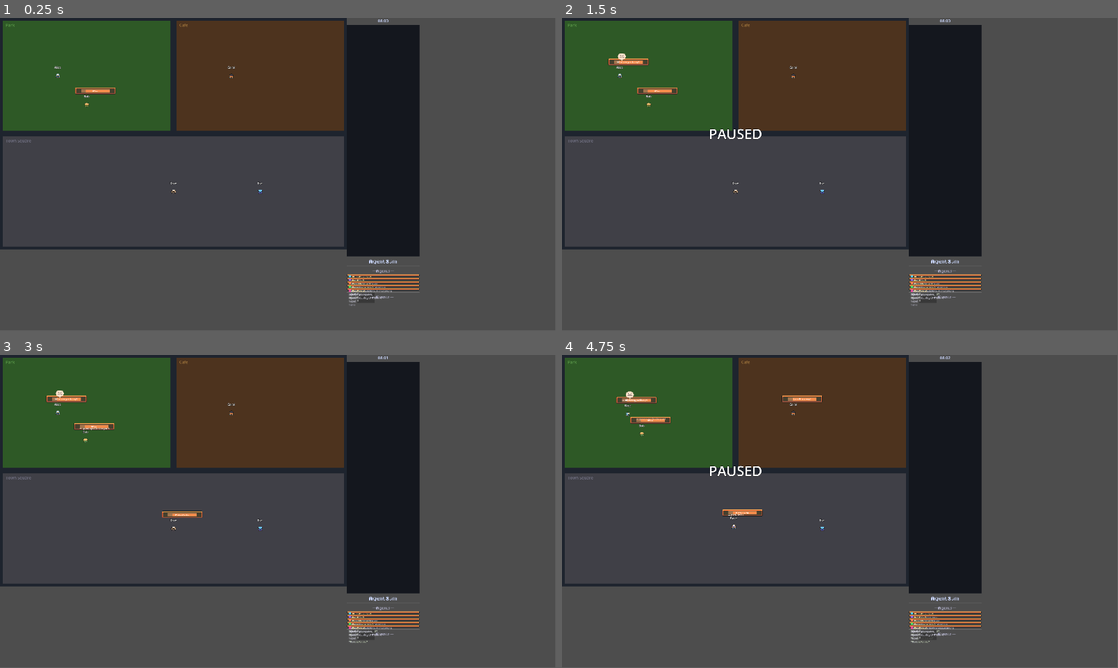
Above: before the commit, frames 1-4 (two rows, left to right).
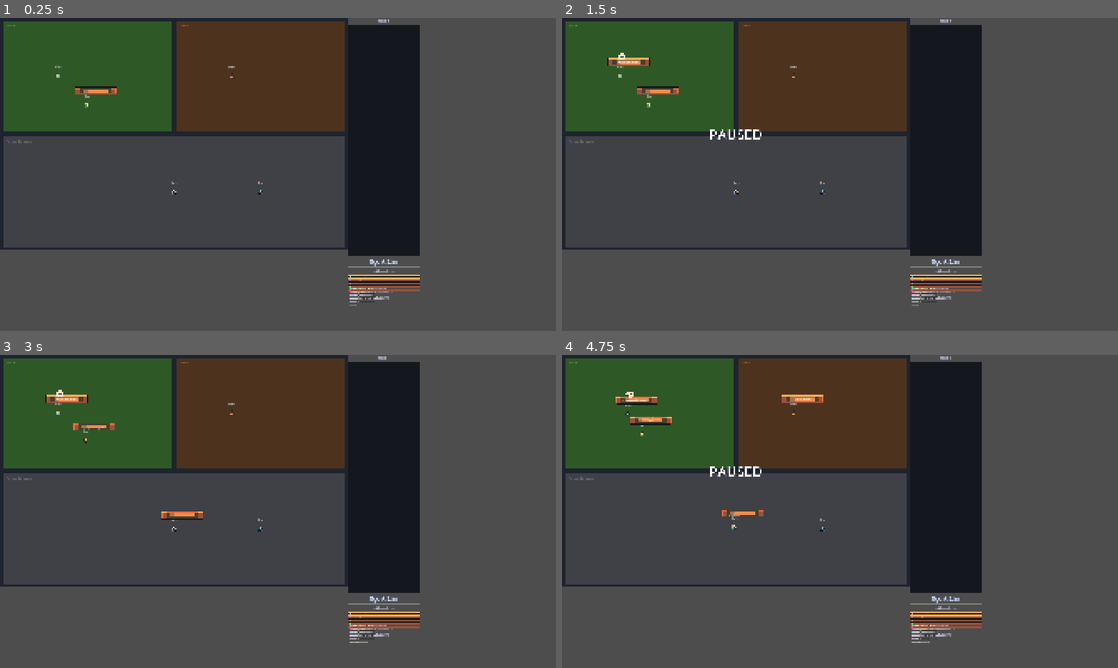
Above: after the commit, the same moments.

Repository: Erik-Huang/godot-agent-sim
Game: Godot game, scene res://main.tscn
Same seed, same stepped clock (60 frames per second), same inputs: the game is played once before the commit and once after it.
Inputs:
- Up to frame 1 (0.25 s): no input
- Up to frame 2 (1.5 s): tap Enter (ui_accept) at 0.5, 0.77, 1.25 s
- Up to frame 3 (3 s): tap Enter (ui_accept) at 1.52, 2, 2.75 s
- Up to frame 4 (4.75 s): tap Enter (ui_accept) at 3.02, 3.5, 3.77, 4.25, 4.52 s
In our replay, the window is 799x449 before the commit and 800x450 after it. These sizes can differ from the game's own. Grey fills any space a smaller window leaves; there, only what the larger window draws over its background counts as a difference.

The runs differ from the first frame. In frame 1, 1.8% of the frame differs, in the area x 0-76%, y 0-92%; in frame 2, 2.1%; in frame 3, 2.1%; in frame 4, 2.4%.

Commit message:
fix: stretch to fill window, speech bubble above walls (z=10 absolute), smaller fonts, fix NinePatch expand margins

Diff:
--- a/agent.gd
+++ b/agent.gd
@@ -77,7 +77,7 @@
 
 	name_label.text = agent_name
 	# DBG-002: Readable name labels
-	name_label.add_theme_font_size_override("font_size", 10)
+	name_label.add_theme_font_size_override("font_size", 8)
 	name_label.add_theme_color_override("font_color", Color.WHITE)
 	name_label.add_theme_constant_override("outline_size", 2)
 	name_label.add_theme_color_override("font_outline_color", Color.BLACK)
@@ -86,20 +86,26 @@
 	speech_bubble.texture_filter = CanvasItem.TEXTURE_FILTER_NEAREST
 	speech_bubble.custom_minimum_size = Vector2(80, 0)
 	speech_bubble.position = Vector2(-40, -60)
+	speech_bubble.z_index = 10
+	speech_bubble.z_as_relative = false
 	if ResourceLoader.exists("res://assets/ui/theme/nine_path_panel.png"):
 		var stylebox := StyleBoxTexture.new()
 		stylebox.texture = load("res://assets/ui/theme/nine_path_panel.png") as Texture2D
-		stylebox.texture_margin_left = 4.0
-		stylebox.texture_margin_top = 4.0
-		stylebox.texture_margin_right = 4.0
-		stylebox.texture_margin_bottom = 4.0
+		stylebox.texture_margin_left = 3.0
+		stylebox.texture_margin_top = 3.0
+		stylebox.texture_margin_right = 3.0
+		stylebox.texture_margin_bottom = 3.0
+		stylebox.expand_margin_left = 2.0
+		stylebox.expand_margin_top = 2.0
+		stylebox.expand_margin_right = 2.0
+		stylebox.expand_margin_bottom = 2.0
 		speech_bubble.add_theme_stylebox_override("panel", stylebox)
 	if ResourceLoader.exists("res://assets/ui/fonts/NormalFont.ttf"):
 		var font := load("res://assets/ui/fonts/NormalFont.ttf") as Font
 		speech_label.add_theme_font_override("font", font)
-		speech_label.add_theme_font_size_override("font_size", 7)
+		speech_label.add_theme_font_size_override("font_size", 6)
 	else:
-		speech_label.add_theme_font_size_override("font_size", 9)
+		speech_label.add_theme_font_size_override("font_size", 8)
 	speech_label.add_theme_color_override("font_color", Color.WHITE)
 
 	# Apply speed modifier based on personality
@@ -588,7 +594,7 @@
 	last_action_text = text
 	var label := Label.new()
 	label.text = text
-	label.add_theme_font_size_override("font_size", 9)
+	label.add_theme_font_size_override("font_size", 7)
 	label.add_theme_color_override("font_color", Color(1.0, 1.0, 1.0, 1.0))
 	label.position = Vector2(-20, -45)
 	label.z_index = 10
--- a/project.godot
+++ b/project.godot
@@ -29,8 +29,13 @@
 
 window/size/viewport_width=1920
 window/size/viewport_height=1080
+window/stretch/mode="canvas_items"
+window/stretch/aspect="expand"
 
 [rendering]
 
 textures/canvas_textures/default_texture_filter=0
 renderer/rendering_method="gl_compatibility"
+
+window/stretch/mode="canvas_items"
+window/stretch/aspect="expand"
